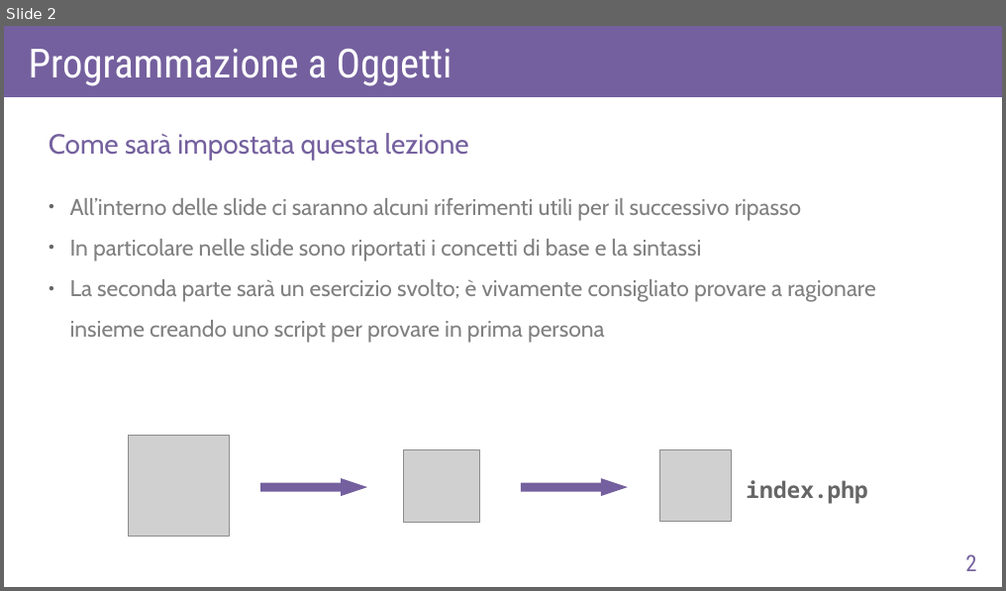
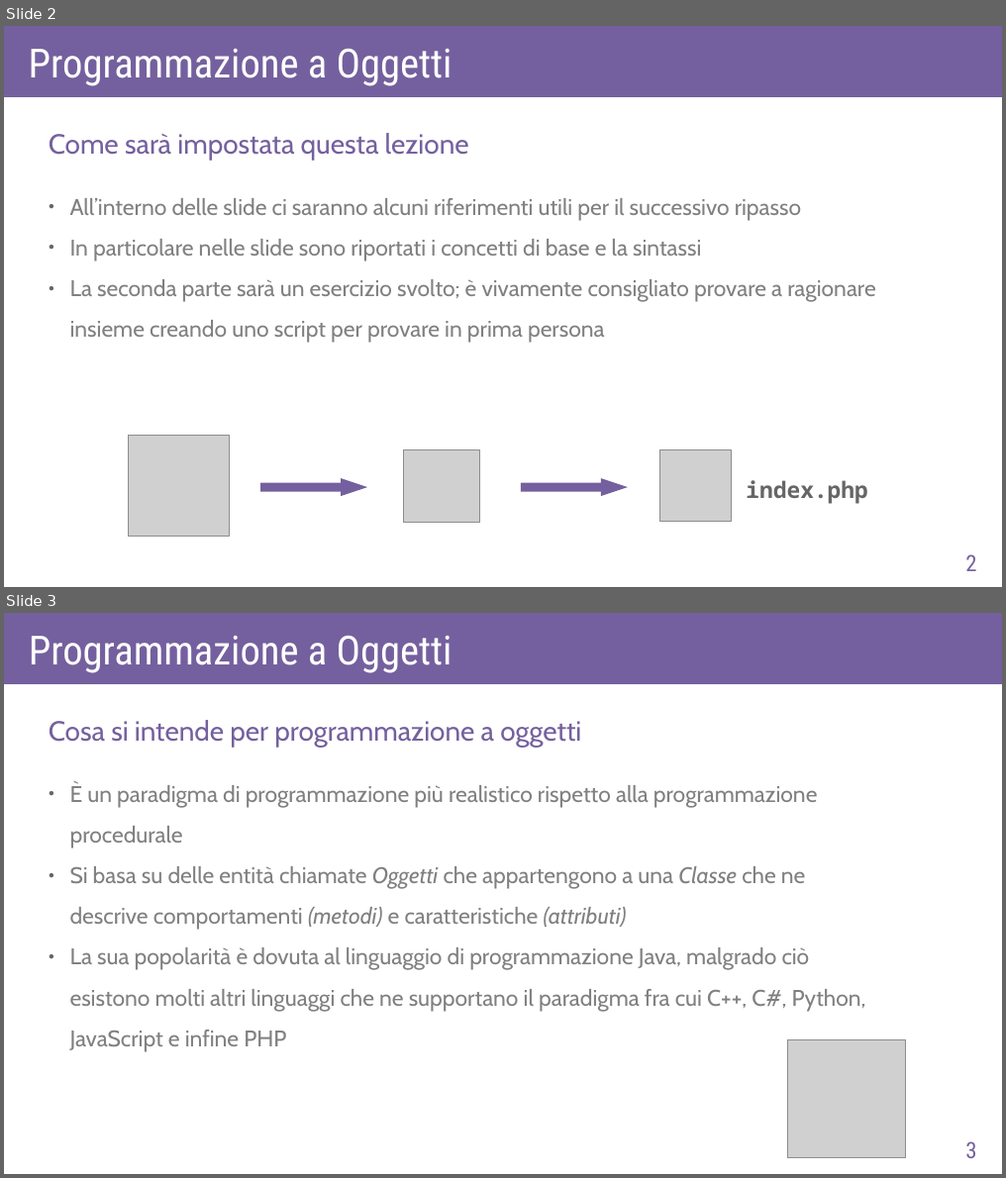
Before and after one commit to AlexF1789/corsoPHP, a slide deck: slide_odp/lezA1.odp. Shown one above the other, each under a label of ours: slide 2 before the commit, slides 2 and 3 after it. The pictures are 1006x591 and 1006x1178 pixels, drawn with LibreOffice and Linux fonts; fonts in the diff are those of the drawing; grey boxes stand for pictures. Boxes give left, top, right and bottom in pixels: in the first picture for what was removed or moved away, otherwise in the second. Text is boxed around its words. In the diff, an @@ line names an element or a change of style, - is before the commit and + after.

```diff
--- a/slide_odp/lezA1.odp
+++ b/slide_odp/lezA1.odp
@@ slide 3 added at <box>4,613,1002,1174</box>, background #FFFFFF @@
@@ rectangle added at <box>4,613,1002,684</box>, fill #74609E @@
@@ text added at <box>29,636,452,673</box>, 32 pt, text #FFFFFF @@
+Programmazione a Oggetti
@@ text added at <box>49,720,581,747</box>, 22 pt, text #74609E @@
+Cosa si intende per programmazione a oggetti
@@ text added at <box>70,782,866,1053</box>, 18 pt, text #808080 @@
+● È un paradigma di programmazione più realistico rispetto alla programmazione
+  procedurale
+● Si basa su delle entità chiamate Oggetti che appartengono a una Classe che ne
+  descrive comportamenti (metodi) e caratteristiche (attributi)
+● La sua popolarità è dovuta al linguaggio di programmazione Java, malgrado ciò
+  esistono molti altri linguaggi che ne supportano il paradigma fra cui C++, C#, Python,
+  JavaScript e infine PHP
@@ picture added at <box>788,1041,906,1158</box> @@
@@ page number added at <box>965,1142,976,1158</box>, 18 pt, text #74609E @@
+3
```
Also in this commit, not shown: 5 other slides added, 1 slide removed, 32 other files.
